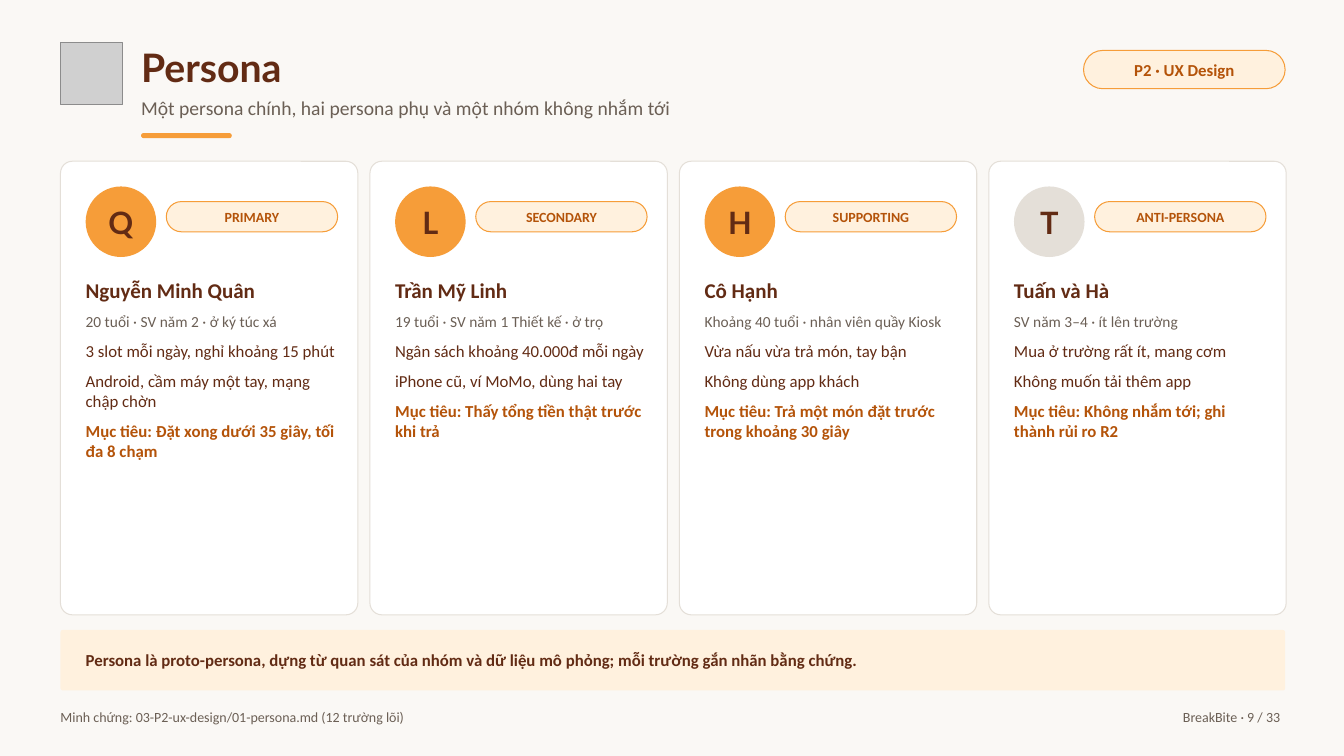
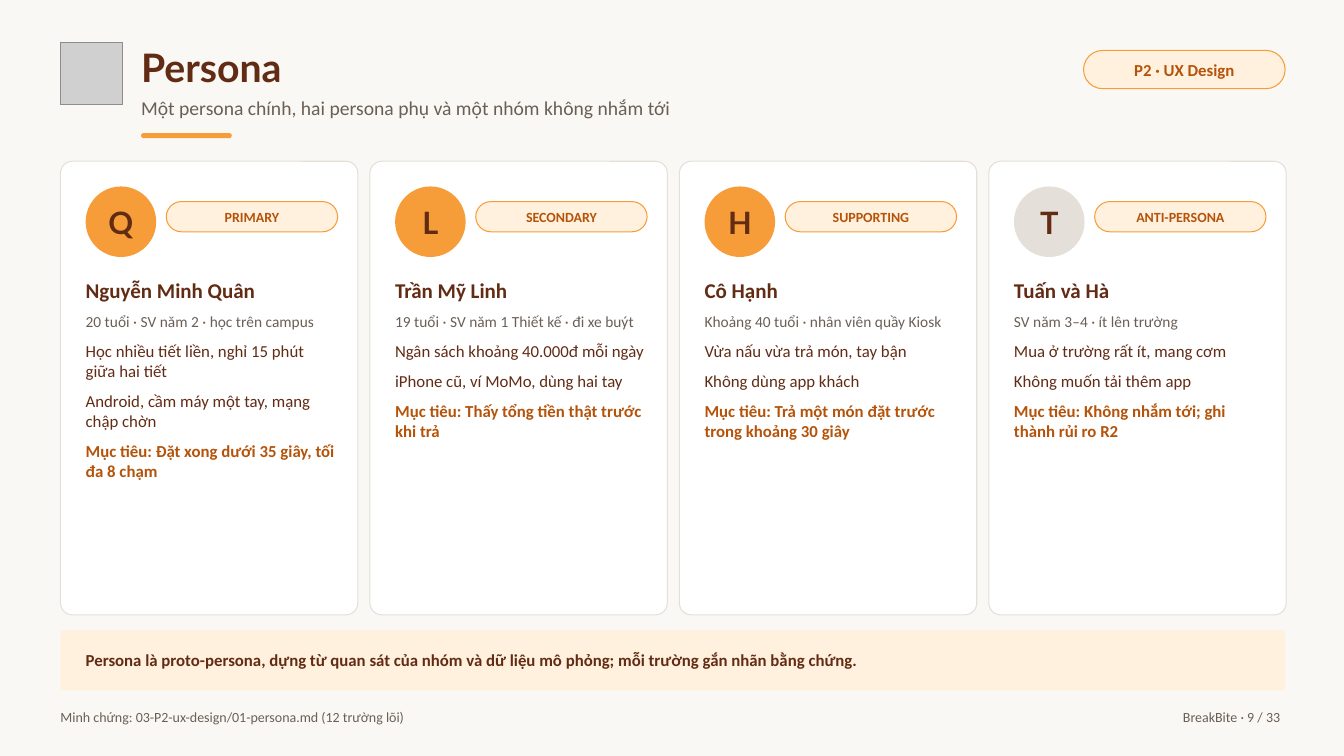
Before and after one commit to baonv0817/PRM323-Lab2-Group2, a slide deck: slide 9 of 07-trinh-bay/BreakBite_Lab2_Presentation.pptx. Drawn at 1344x756 pixels with LibreOffice and Linux fonts; fonts in the diff are those of the drawing; grey boxes stand for pictures. Boxes give left, top, right and bottom in pixels: in the first picture for what was removed or moved away, otherwise in the second. Text is boxed around its words. In the diff, an @@ line names an element or a change of style, - is before the commit and + after.

Commit message:
Reframe target users as students studying on campus with 15-minute breaks between periods; drop dormitory premise

```diff
--- a/07-trinh-bay/BreakBite_Lab2_Presentation.pptx
+++ b/07-trinh-bay/BreakBite_Lab2_Presentation.pptx
@@ text at (86, 315, 314, 380): text changed @@
-20 tuổi · SV năm 2 · ở ký túc xá
-3 slot mỗi ngày, nghỉ khoảng 15 phút
+20 tuổi · SV năm 2 · học trên campus
+Học nhiều tiết liền, nghỉ 15 phút giữa hai tiết
@@ text at (395, 315, 633, 330): text changed @@
-19 tuổi · SV năm 1 Thiết kế · ở trọ
+19 tuổi · SV năm 1 Thiết kế · đi xe buýt
```
Also in this commit, not shown: 4 other slides changed, 19 other files.
